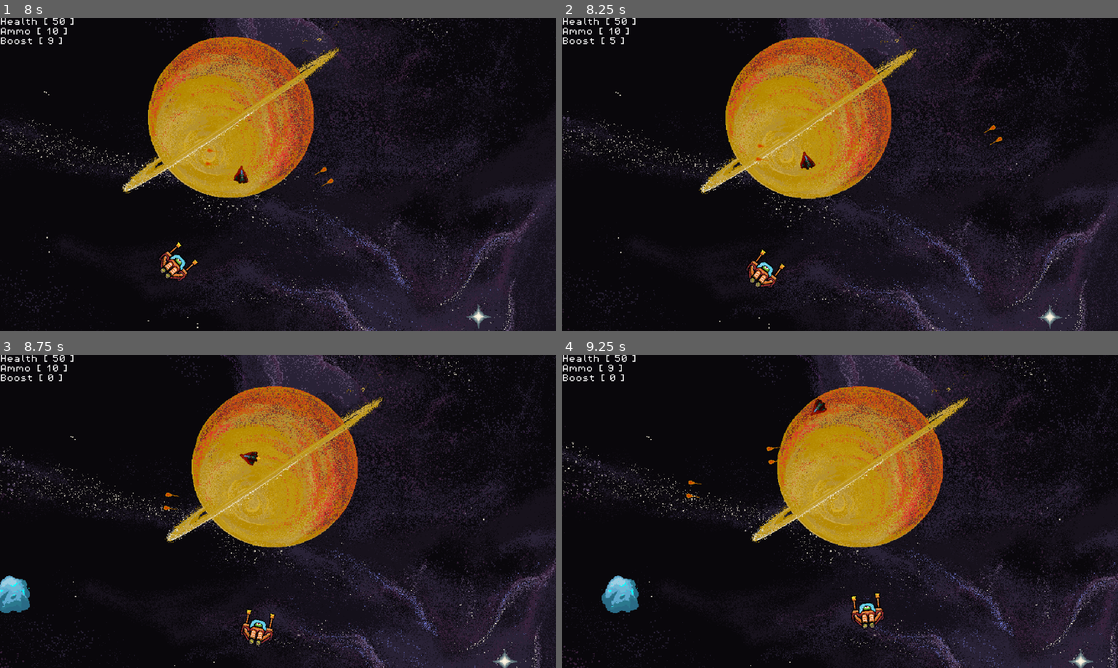
Above: before the commit, frames 1-4 (two rows, left to right).
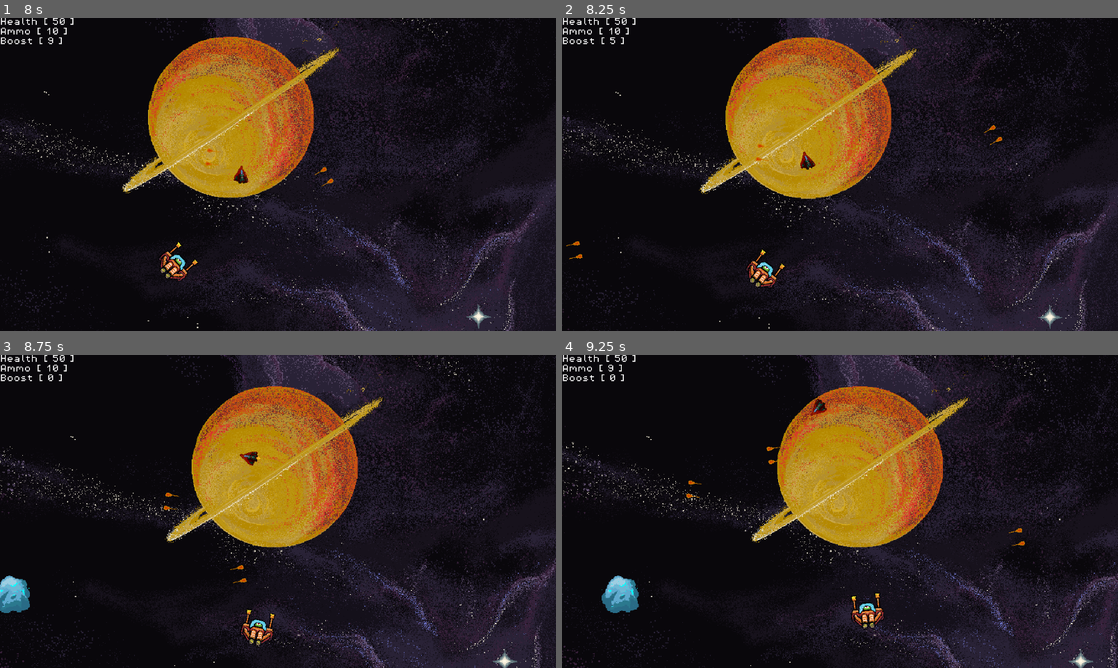
Above: after the commit, the same moments.

Repository: rylanharwood2/Adrift
Game: Godot game, scene res://scenes/game.tscn
The game is run twice, just before and just after one commit, with the same random seed, the same clock (stepped at 60 frames per second) and the same inputs.
Inputs:
- Up to frame 1 (8 s): hold D (move_right) 0.53-1.28 s; hold Alt (boost) 0.53-1.28 s; hold Left (move_left) 1.28-2.03 s; tap Space (shoot) every 1.5 s from 1.35 to 7.35 s; hold D (move_right) 2.03-2.78 s; hold Alt (boost) 2.03-2.78 s; hold W (move_up) 2.78-3.53 s; hold Alt (boost) 3.53-4.28 s; hold Left (move_left) 3.53-5.78 s; hold Alt (boost) 5.03-5.78 s; hold D (move_right) 5.78-6.53 s; hold W (move_up) 6.53-7.28 s; hold Alt (boost) 6.53-7.28 s; hold D (move_right) from 7.28 s (still down)
- Up to frame 2 (8.25 s): release D (move_right) at 8.03 s; hold Left (move_left) from 8.03 s (still down); hold Alt (boost) from 8.03 s (still down)
- Up to frame 3 (8.75 s): keep holding Left (move_left); keep holding Alt (boost)
- Up to frame 4 (9.25 s): keep holding Left (move_left); release Alt (boost) at 8.78 s; tap Space (shoot) at 8.85 s

Frame 1 is identical in both runs. In frame 2, less than 0.1% of the frame differs, in the area x 0-4%, y 71-78%; in frame 3, less than 0.1%; in frame 4, less than 0.1%.

Commit message:
small adjustments for wyatt

Diff:
--- a/scenes/game.tscn
+++ b/scenes/game.tscn
@@ -144,6 +144,15 @@
 [node name="capo_enemy" parent="." instance=ExtResource("14_l336a")]
 position = Vector2(-271, 206)
 
+[node name="capo_enemy2" parent="." instance=ExtResource("14_l336a")]
+position = Vector2(-1056, 148)
+
+[node name="capo_enemy3" parent="." instance=ExtResource("14_l336a")]
+position = Vector2(1176, -600)
+
+[node name="capo_enemy4" parent="." instance=ExtResource("14_l336a")]
+position = Vector2(-1308, -1388)
+
 [connection signal="start_game" from="HUD" to="." method="new_game"]
 [connection signal="timeout" from="enemy_spawn_points/spawn_timer" to="." method="_on_timer_timeout"]
 [connection signal="timeout" from="enemy_spawn_points/start_timer" to="." method="_on_start_timer_timeout"]
--- a/scenes/health_pack.tscn
+++ b/scenes/health_pack.tscn
@@ -25,6 +25,7 @@
 script = ExtResource("1_ejyjs")
 
 [node name="AnimatedSprite2D" type="AnimatedSprite2D" parent="."]
+z_index = 7
 sprite_frames = SubResource("SpriteFrames_rpa32")
 
 [node name="Area2D" type="Area2D" parent="AnimatedSprite2D"]
--- a/scenes/ice_powerup.tscn
+++ b/scenes/ice_powerup.tscn
@@ -28,6 +28,7 @@
 [sub_resource type="CircleShape2D" id="CircleShape2D_cu6o0"]
 
 [node name="ice_powerup" type="AnimatedSprite2D"]
+z_index = 7
 sprite_frames = SubResource("SpriteFrames_kj8if")
 animation = &"wiggle"
 frame_progress = 0.584659
--- a/scripts/game.gd
+++ b/scripts/game.gd
@@ -18,7 +18,7 @@
 func wave_spawner():
 	# TODO apparently decide if I want to use wave spawner or a timer
 	$enemy_spawn_points/spawn_timer.one_shot = true
-	for i in range(0,20):
+	for i in range(0,30):
 		await get_tree().create_timer(2).timeout
 		var enemy = enemy_scene.instantiate()
 		rand.randomize()
